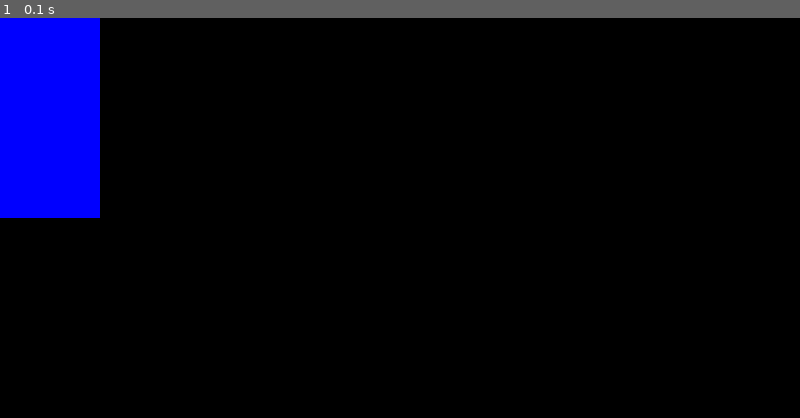
Above: before the commit, frame 1.
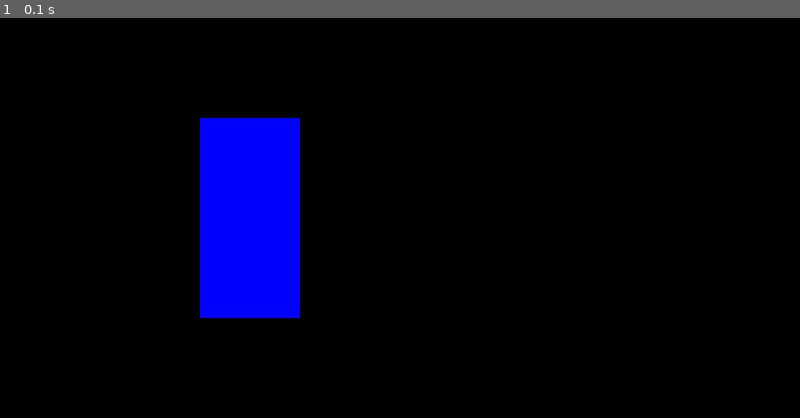
Above: after the commit, the same moment.

Repository: Kntobor/TheUltimateIntroToPygame
Game: pygame game, started from main.py
The game is run twice, just before and just after one commit, with the same random seed, the same clock (stepped at 60 frames per second) and the same inputs.
Inputs:
- Up to frame 1 (0.1 s): no input

The runs differ from the first frame. In frame 1, 12% of the frame differs, in the area x 0-38%, y 0-75%.

Commit message:
Added ground and sky

Diff:
--- a/main.py
+++ b/main.py
@@ -16,7 +16,7 @@
             exit()
             break
 
-    screen.blit(testSurface, (0, 0))
+    screen.blit(testSurface, (200, 100))
 
     pygame.display.update()
     clock.tick(60)
